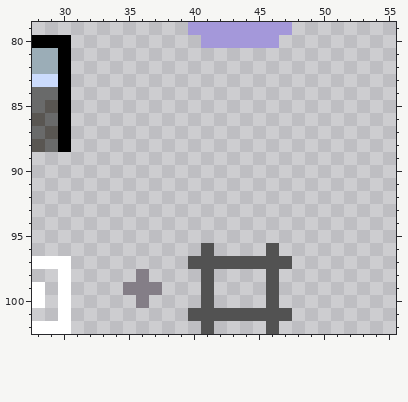
File history of a pixel-art file, media/art/spritesheet.aseprite. This is how it looked before the edit.
56x168 pixels, 1 frame. Colours within 5 levels of each other are drawn and written as one. Shown: x 28..55, y 79..102.
New version:
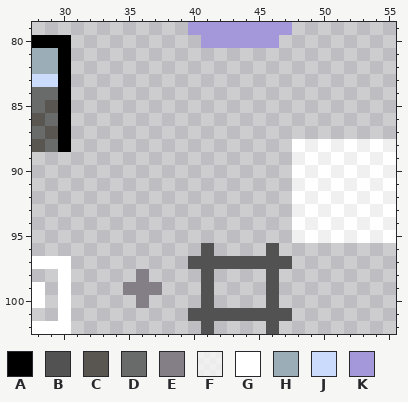
Palette (. is transparent): A #000000  B #525252  C #595652  D #696a6a  E #847e87  F #ffffffb4  G #ffffff  H #9badb7  J #cbdbfc  K #a498da
Diff:
--- layer "Water"
@@ x 46..55 @@
  87 ..........
- 88 ..........
- 89 ..........
- 90 ..........
- 91 ..........
- 92 ..........
- 93 ..........
- 94 ..........
- 95 ..........
+ 88 ..GFGFGFGF
+ 89 ..FGFGFGFG
+ 90 ..GFGFGFGF
+ 91 ..FGFGFGFG
+ 92 ..GFGFGFGF
+ 93 ..FGFGFGFG
+ 94 ..GFGFGFGF
+ 95 ..FGFGFGFG
  96 B.........
Changed places in both pictures, as pixel boxes (x1, y1, x2, y2):
added: (292, 139, 396, 243)
